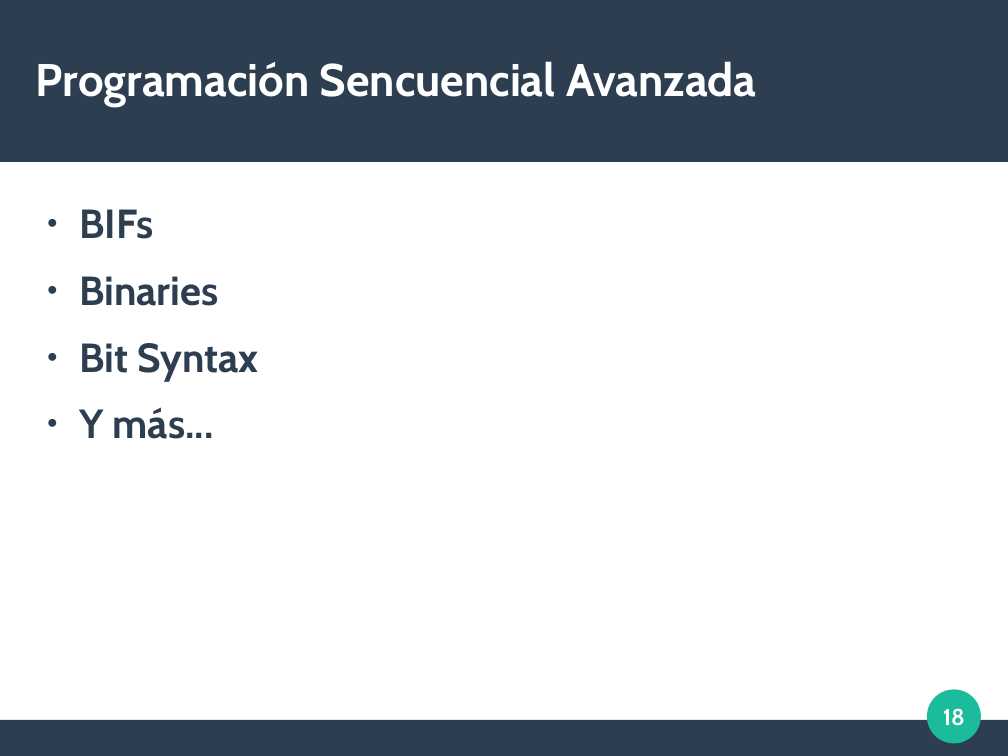
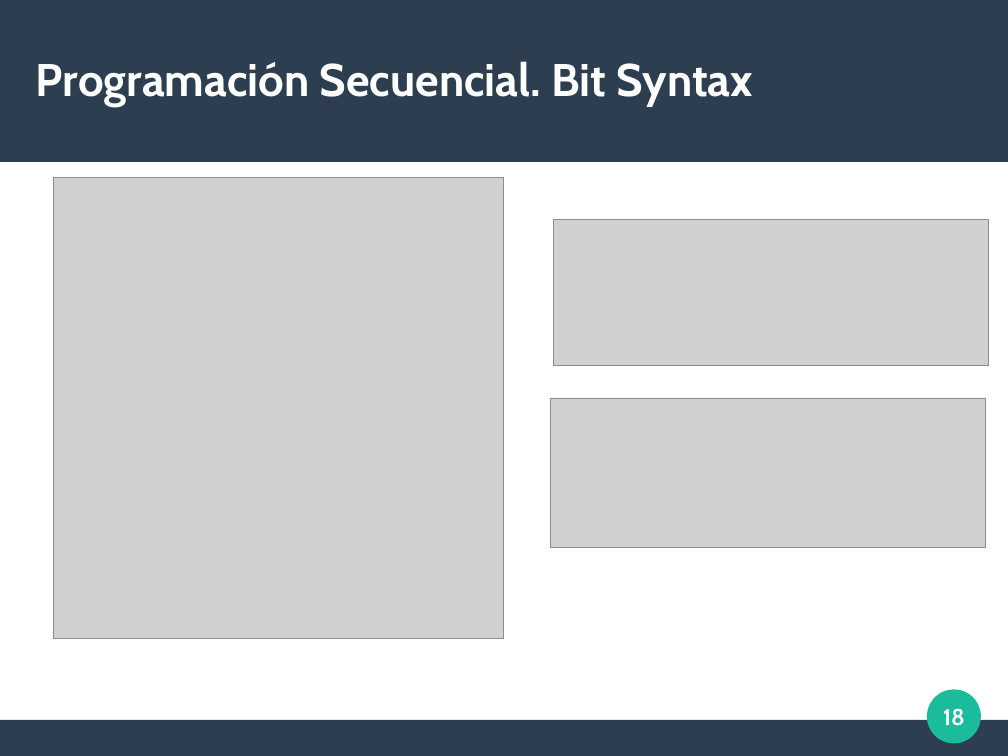
Before and after one commit to duqueGZ/erlang_101, a slide deck: slide 18 of doc/slides_erlang_101.odp. Drawn at 1008x756 pixels with LibreOffice and Linux fonts; fonts in the diff are those of the drawing; grey boxes stand for pictures. Boxes give left, top, right and bottom in pixels: in the first picture for what was removed or moved away, otherwise in the second. Text is boxed around its words. In the diff, an @@ line names an element or a change of style, - is before the commit and + after.

```diff
--- a/doc/slides_erlang_101.odp
+++ b/doc/slides_erlang_101.odp
@@ title at (x1=36, y1=61, x2=754, y2=107): text changed @@
-Programación Sencuencial Avanzada
+Programación Secuencial. Bit Syntax
@@ picture added at (x1=54, y1=177, x2=504, y2=638) @@
@@ text removed at (x1=79, y1=209, x2=258, y2=439) @@
-● BIFs
-● Binaries
-● Bit Syntax
-● Y más...
@@ picture added at (x1=554, y1=220, x2=989, y2=366) @@
@@ picture added at (x1=551, y1=398, x2=985, y2=547) @@
```
Also in this commit, not shown: 1 other slide changed, 1 slide added.
